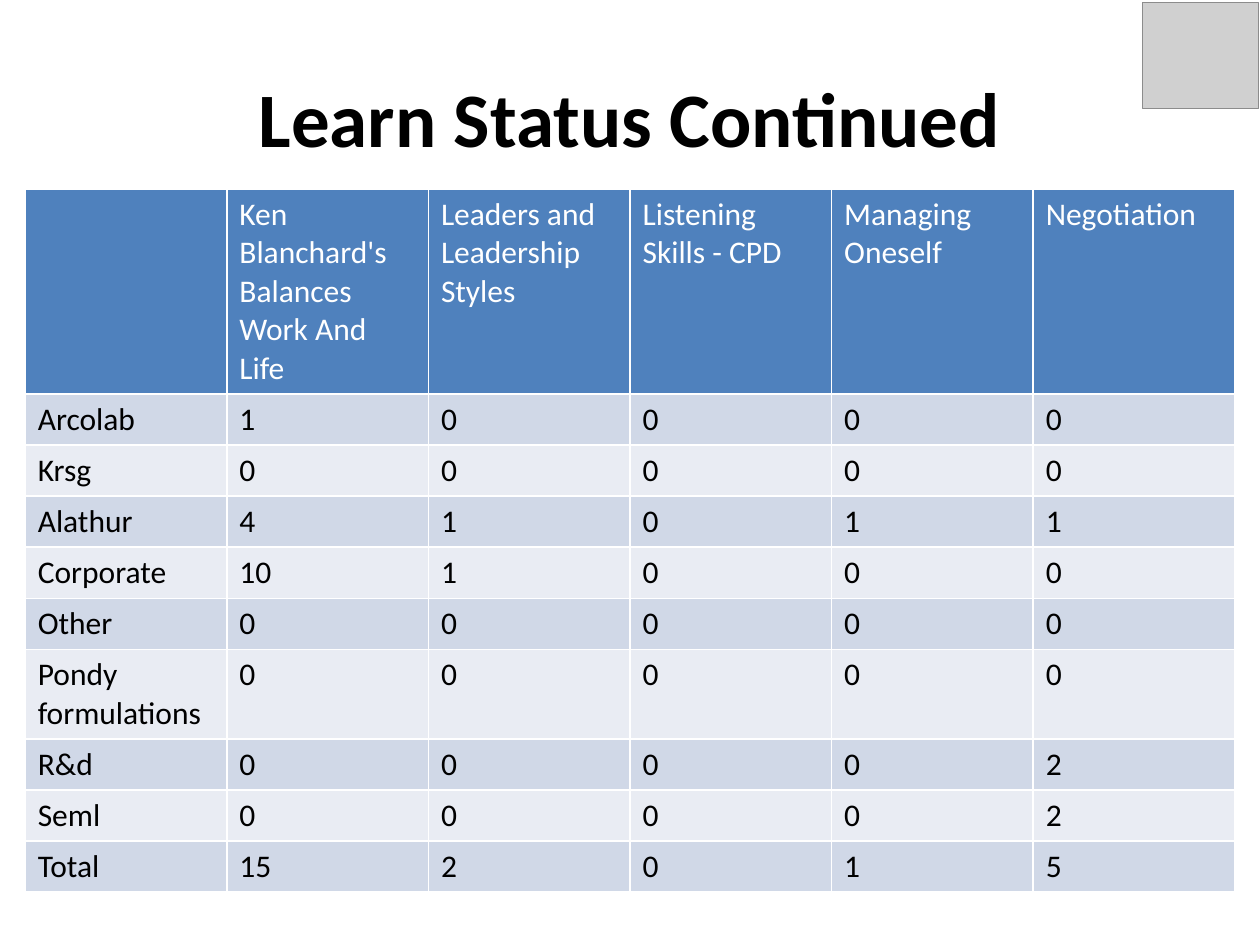
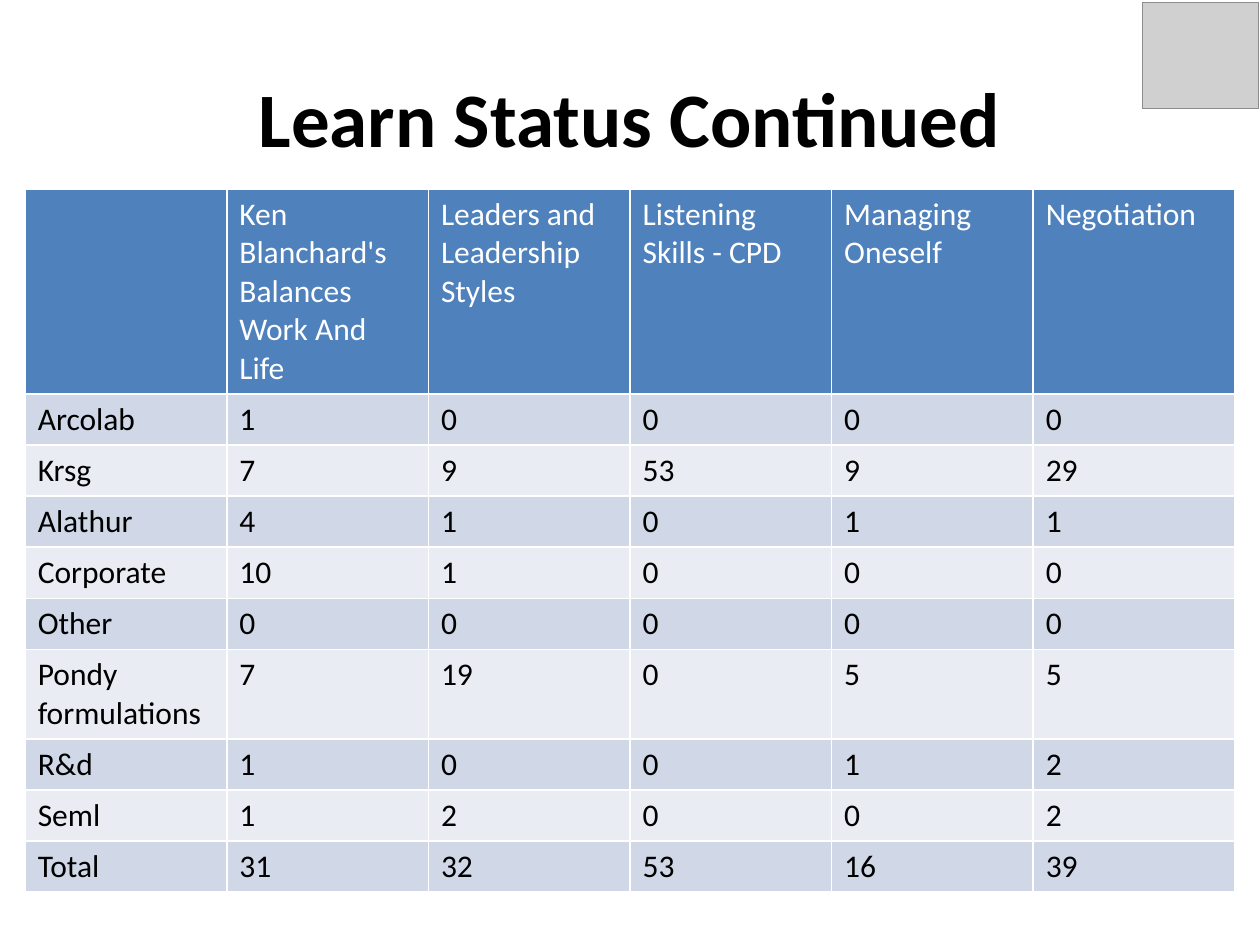
Before and after one commit to taranag/CodeProjects, a slide deck: slide 6 of FlaskApp/static/generated/51Test1.pptx. Drawn at 1260x945 pixels with LibreOffice and Linux fonts; fonts in the diff are those of the drawing; grey boxes stand for pictures. Boxes give left, top, right and bottom in pixels: in the first picture for what was removed or moved away, otherwise in the second. Text is boxed around its words. In the diff, an @@ line names an element or a change of style, - is before the commit and + after.

```diff
--- a/FlaskApp/static/generated/51Test1.pptx
+++ b/FlaskApp/static/generated/51Test1.pptx
@@ table at (25, 189, 1235, 882) @@
-row 3: Krsg | 0 | 0 | 0 | 0 | 0
+row 3: Krsg | 7 | 9 | 53 | 9 | 29
-row 7: Pondy formulations | 0 | 0 | 0 | 0 | 0
+row 7: Pondy formulations | 7 | 19 | 0 | 5 | 5
-row 8, column 2: 0
+row 8, column 2: 1
-row 8, column 5: 0
+row 8, column 5: 1
-row 9, column 2: 0
+row 9, column 2: 1
-row 9, column 3: 0
+row 9, column 3: 2
-row 10: Total | 15 | 2 | 0 | 1 | 5
+row 10: Total | 31 | 32 | 53 | 16 | 39
```
Also in this commit, not shown: 9 other slides changed, 1 other file.
